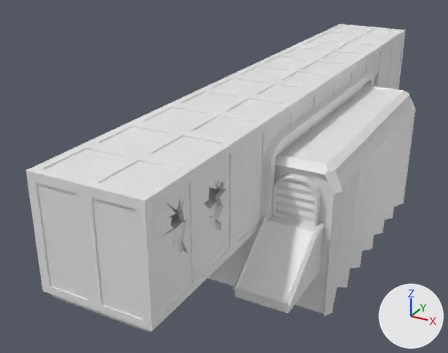
One commit to the FBX model Assets/Models/Buildings/botanicalgarden.fbx: the scene before it, then after it.
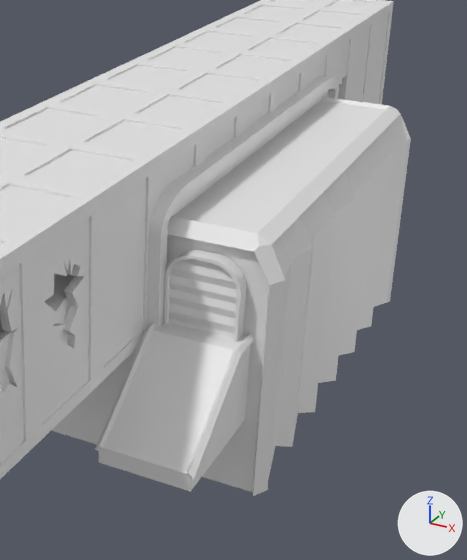
The first picture shows the older version from a 50 mm camera at (19.5, -49.7, 21.7) aimed at (-5.3, -4.6, -0.8). The close-ups show both versions on the part from 40% to 100% of the width and 8% to 100% of the height of that picture; other places that the commit changed are outside them. The axes (+X, +Y, +Z) are drawn at lower right. The lights are the same throughout. Where no turn or scale is listed for an object, it has been applied to the vertices.

The first close-up shows 'BotanicalGardenCage', 'ConnectorPanel', 'DoorAndStairway', 'InhabitantUnit', 'Sand'.
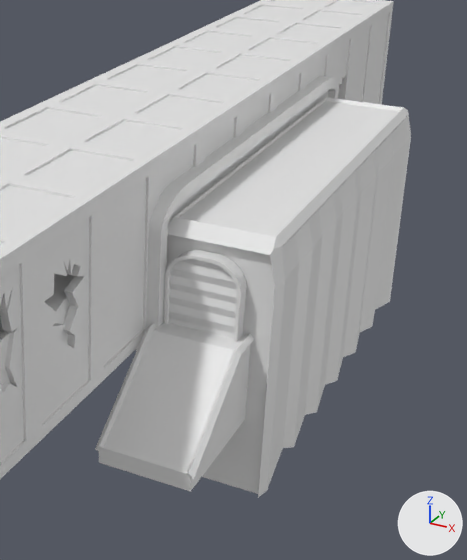
Location of each change, [x1, y1, x2, y2] in pixels of the close-ups (467 x 560 px):
'InhabitantUnit', moved, rescaled (32% narrower): before [51, 97, 411, 496]; after [166, 97, 411, 498]

The change, as a diff of the scene's bpy script:
```diff
--- a/Assets/Models/Buildings/botanicalgarden.fbx.py
+++ b/Assets/Models/Buildings/botanicalgarden.fbx.py
@@ ob_inhabitantunit @@
 ob_inhabitantunit = bpy.data.objects.new('InhabitantUnit', me_cylinder_003)
-ob_inhabitantunit.location = (1.12, 15.27, -0.88)
+ob_inhabitantunit.location = (4.98, 15.27, -0.88)
 ob_inhabitantunit.rotation_euler = (3.142, 0.0, 0.0)  # degrees (180, 0, 0)
-ob_inhabitantunit.scale = (-2.09, -0.995, -1.0)
+ob_inhabitantunit.scale = (-0.874, -0.995, -1.0)
```
